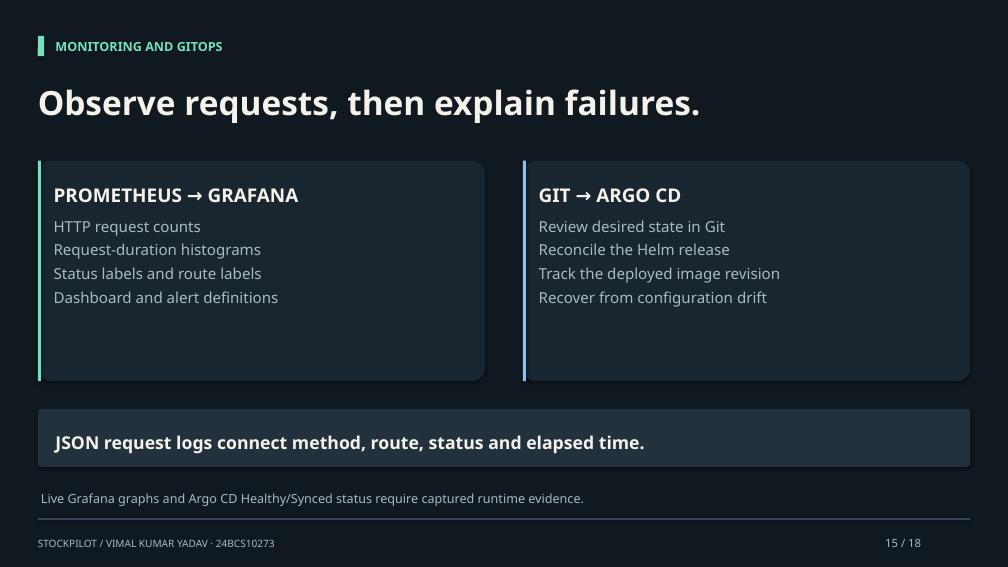
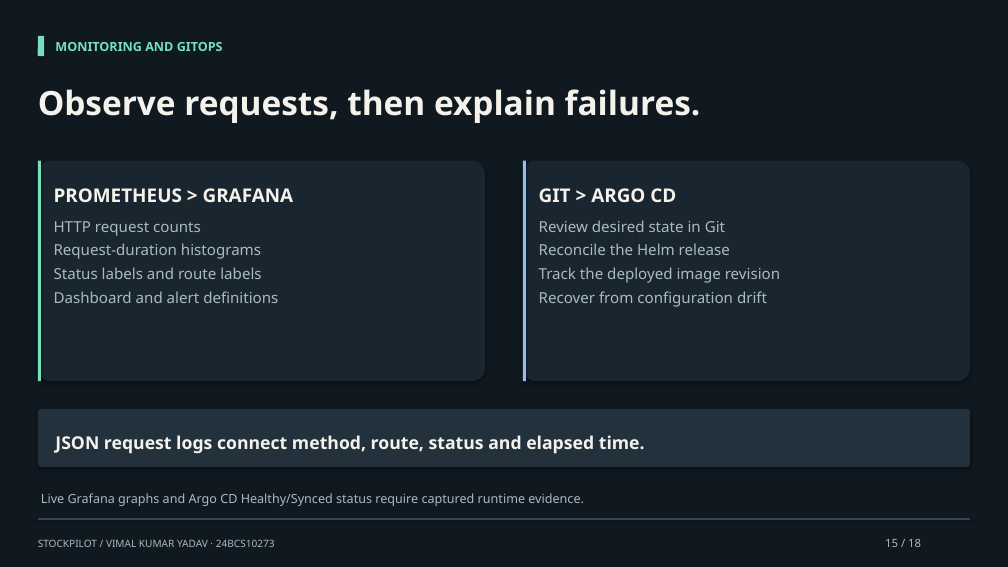
Before and after one commit to vimalyad/stockpilot-devops-capstone, a slide deck: slide 15 of docs/presentation/StockPilot-Capstone.pptx. Drawn at 1008x567 pixels with LibreOffice and Linux fonts; fonts in the diff are those of the drawing. Boxes give left, top, right and bottom in pixels: in the first picture for what was removed or moved away, otherwise in the second. Text is boxed around its words. In the diff, an @@ line names an element or a change of style, - is before the commit and + after.

```diff
--- a/docs/presentation/StockPilot-Capstone.pptx
+++ b/docs/presentation/StockPilot-Capstone.pptx
@@ text at (x1=54, y1=188, x2=294, y2=202): text changed @@
-PROMETHEUS → GRAFANA
+PROMETHEUS > GRAFANA
@@ text at (x1=539, y1=188, x2=676, y2=202): text changed @@
-GIT → ARGO CD
+GIT > ARGO CD
```
Also in this commit, not shown: 6 other slides changed, 19 other files.
